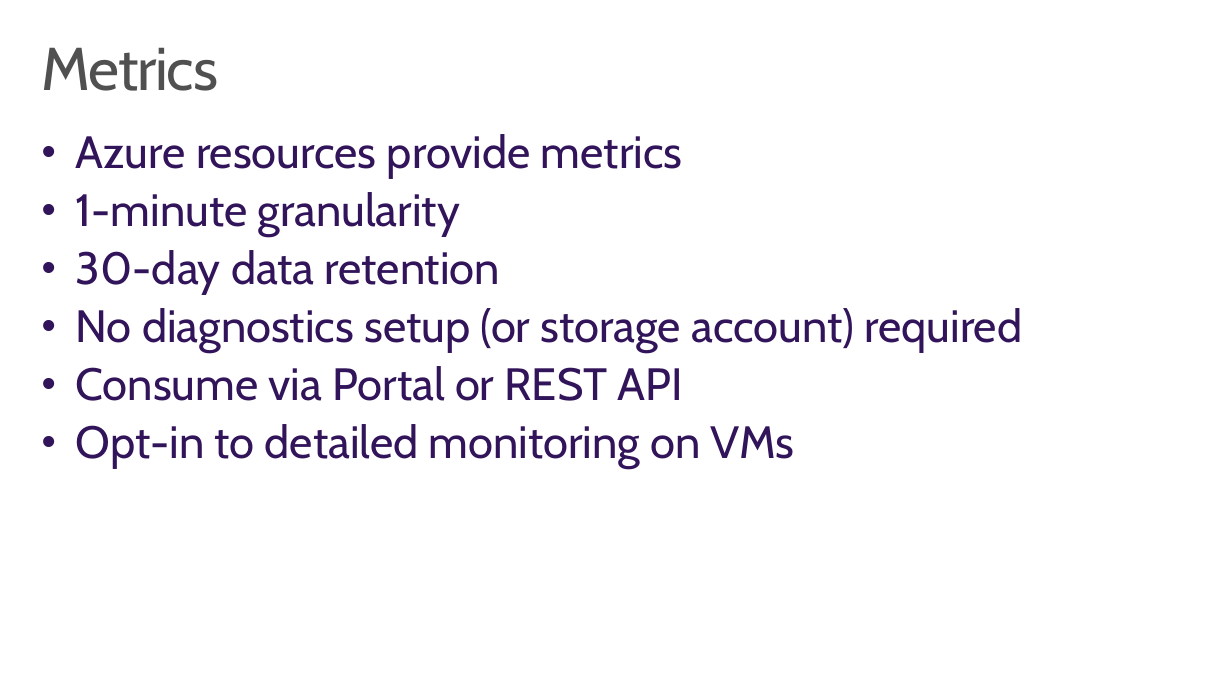
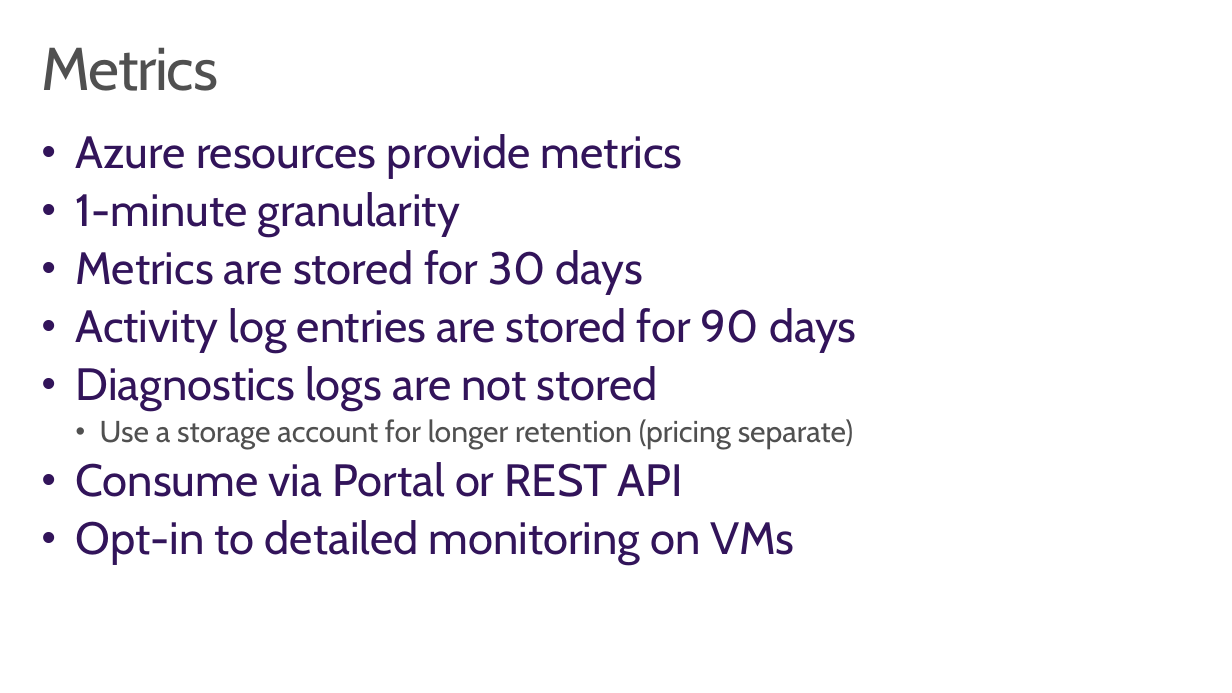
Before and after one commit to wely/DevCamp, a slide deck: slide 11 of Presentation/Module06-Monitoring.pptx. Drawn at 1232x693 pixels with LibreOffice and Linux fonts; fonts in the diff are those of the drawing; background and template pictures are left out. Boxes give left, top, right and bottom in pixels: in the first picture for what was removed or moved away, otherwise in the second. Text is boxed around its words. In the diff, an @@ line names an element or a change of style, - is before the commit and + after.

```diff
--- a/Presentation/Module06-Monitoring.pptx
+++ b/Presentation/Module06-Monitoring.pptx
@@ text at box(76, 250, 856, 449): text changed @@
-• 30-day data retention
-• No diagnostics setup (or storage account) required
+• Metrics are stored for 30 days
+• Activity log entries are stored for 90 days
+• Diagnostics logs are not stored
+  • Use a storage account for longer retention (pricing separate)
```
Also in this commit, not shown: 1 other slide changed.
